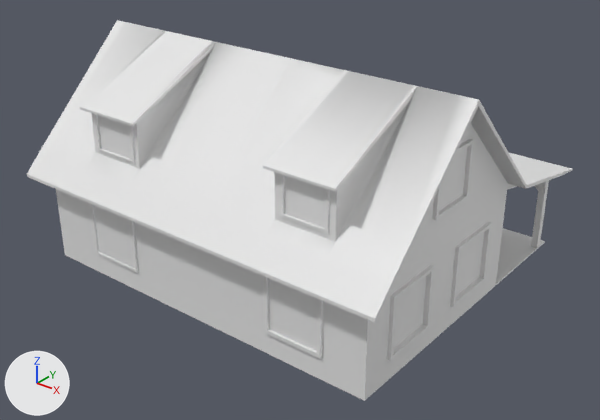
An edit to the OBJ model mods/city/models/residential_wood_1.obj, drawn before and after from the same camera.
Rendered twice from a 50 mm camera at (1.14, -1.371, 0.505) aimed at (0.033, 0.012, -0.352). Every picture has the same lights, and +X, +Y and +Z are marked at lower left. Where no turn or scale is listed for an object, it has been applied to the vertices. Vertices at the same position are counted once.

Objects in the first picture: 'cottage'.
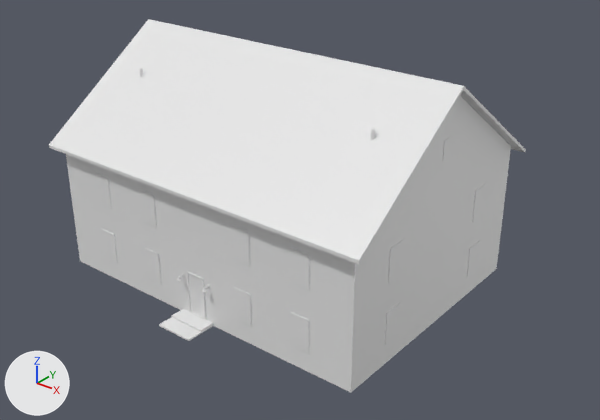
Changed parts and their boxes [x1, y1, x2, y2] in the pictures (600 x 420 px):
'cottage', reshaped (13% narrower): before [27, 20, 573, 401]; after [49, 19, 526, 392]
part 1 of me_cottage, rebuilt: before [27, 20, 573, 401]; after [66, 96, 511, 392]
part 2 of me_cottage, deleted: before [531, 180, 549, 248]
part 3 of me_cottage, added: after [49, 19, 526, 353]

What the commit changed:
me_cottage is used by ob_cottage; location (0.0, 0.0, 0.0).
me_cottage had 4360 vertices, 4334 faces and spanned x -0.495..0.495, y -0.362..0.492, z -0.5..0.031.
me_cottage now has 1360 vertices, 1138 faces and spans x -0.437..0.437, y -0.379..0.379, z -0.508..0.033.
me_cottage part 1: the loose piece of 806 vertices spanning x -0.495..0.495, y -0.362..0.492, z -0.5..0.031 is rebuilt with 16 vertices and now spans x -0.411..0.411, y -0.305..0.305, z -0.508..0.025.
me_cottage part 2: 7 loose pieces with 3554 vertices, spanning x -0.452..0.452, y 0.217..0.461, z -0.496..-0.297, are deleted.
me_cottage part 3: 1344 vertices added at x -0.437..0.437, y -0.379..0.379, z -0.508..0.033.
